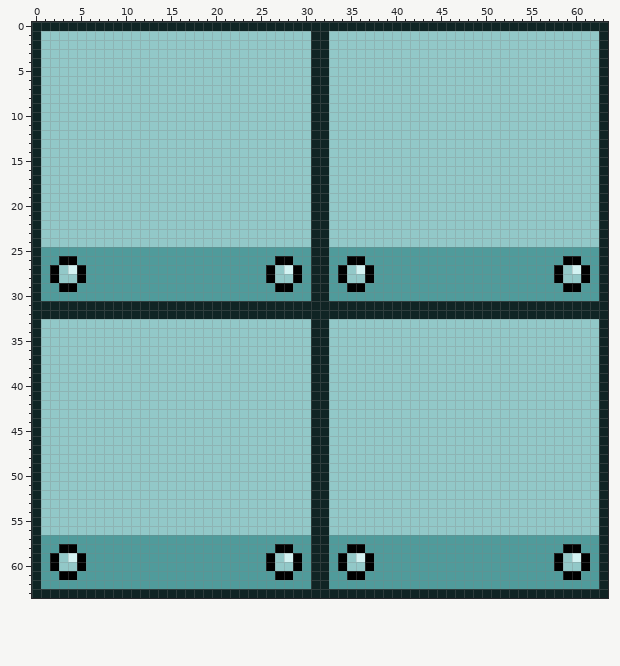
Two versions of one pixel-art sprite, Sprites/tiles.png. Above: the version before the commit.
The file is 64x64 pixels.
The same view after the edit:
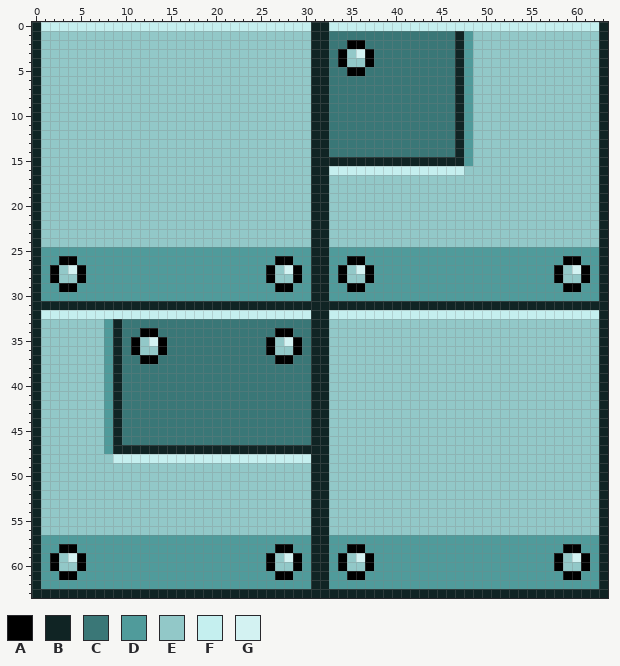
Palette (. is transparent): A #000000  B #102424  C #3a7777  D #509b9b  E #92c8c8  F #c5efef  G #d3f2f2
The exact change:
Changed rows in their new state; - is an unchanged pixel.
first column x 1:
 0 FFFFFFFFFFFFFFFFFFFFFFFFFFFFFF--FFFFFFFFFFFFFFFFFFFFFFFFFFFFFF
 1 --------------------------------CCCCCCCCCCCCCCBD--------------
 2 --------------------------------CCAACCCCCCCCCCBD--------------
 3 --------------------------------CA-GACCCCCCCCCBD--------------
 4 --------------------------------CA--ACCCCCCCCCBD--------------
 5 --------------------------------CCAACCCCCCCCCCBD--------------
 6 --------------------------------CCCCCCCCCCCCCCBD--------------
 7 --------------------------------CCCCCCCCCCCCCCBD--------------
 8 --------------------------------CCCCCCCCCCCCCCBD--------------
 9 --------------------------------CCCCCCCCCCCCCCBD--------------
10 --------------------------------CCCCCCCCCCCCCCBD--------------
11 --------------------------------CCCCCCCCCCCCCCBD--------------
12 --------------------------------CCCCCCCCCCCCCCBD--------------
13 --------------------------------CCCCCCCCCCCCCCBD--------------
14 --------------------------------CCCCCCCCCCCCCCBD--------------
15 --------------------------------BBBBBBBBBBBBBBBD--------------
16 --------------------------------FFFFFFFFFFFFFFF---------------
first column x 1:
32 FFFFFFFFFFFFFFFFFFFFFFFFFFFFFF--FFFFFFFFFFFFFFFFFFFFFFFFFFFFFF
33 -------DBCCCCCCCCCCCCCCCCCCCCC--------------------------------
34 -------DBCCAACCCCCCCCCCCCCAACC--------------------------------
35 -------DBCA-GACCCCCCCCCCCA-GAC--------------------------------
36 -------DBCA--ACCCCCCCCCCCA--AC--------------------------------
37 -------DBCCAACCCCCCCCCCCCCAACC--------------------------------
38 -------DBCCCCCCCCCCCCCCCCCCCCC--------------------------------
39 -------DBCCCCCCCCCCCCCCCCCCCCC--------------------------------
40 -------DBCCCCCCCCCCCCCCCCCCCCC--------------------------------
41 -------DBCCCCCCCCCCCCCCCCCCCCC--------------------------------
42 -------DBCCCCCCCCCCCCCCCCCCCCC--------------------------------
43 -------DBCCCCCCCCCCCCCCCCCCCCC--------------------------------
44 -------DBCCCCCCCCCCCCCCCCCCCCC--------------------------------
45 -------DBCCCCCCCCCCCCCCCCCCCCC--------------------------------
46 -------DBCCCCCCCCCCCCCCCCCCCCC--------------------------------
47 -------DBBBBBBBBBBBBBBBBBBBBBB--------------------------------
48 --------FFFFFFFFFFFFFFFFFFFFFF--------------------------------
Boxes around the changes in both pictures, in picture pixels (x1, y1, x2, y2):
changed: (41, 22, 599, 175)
changed: (41, 310, 599, 463)
